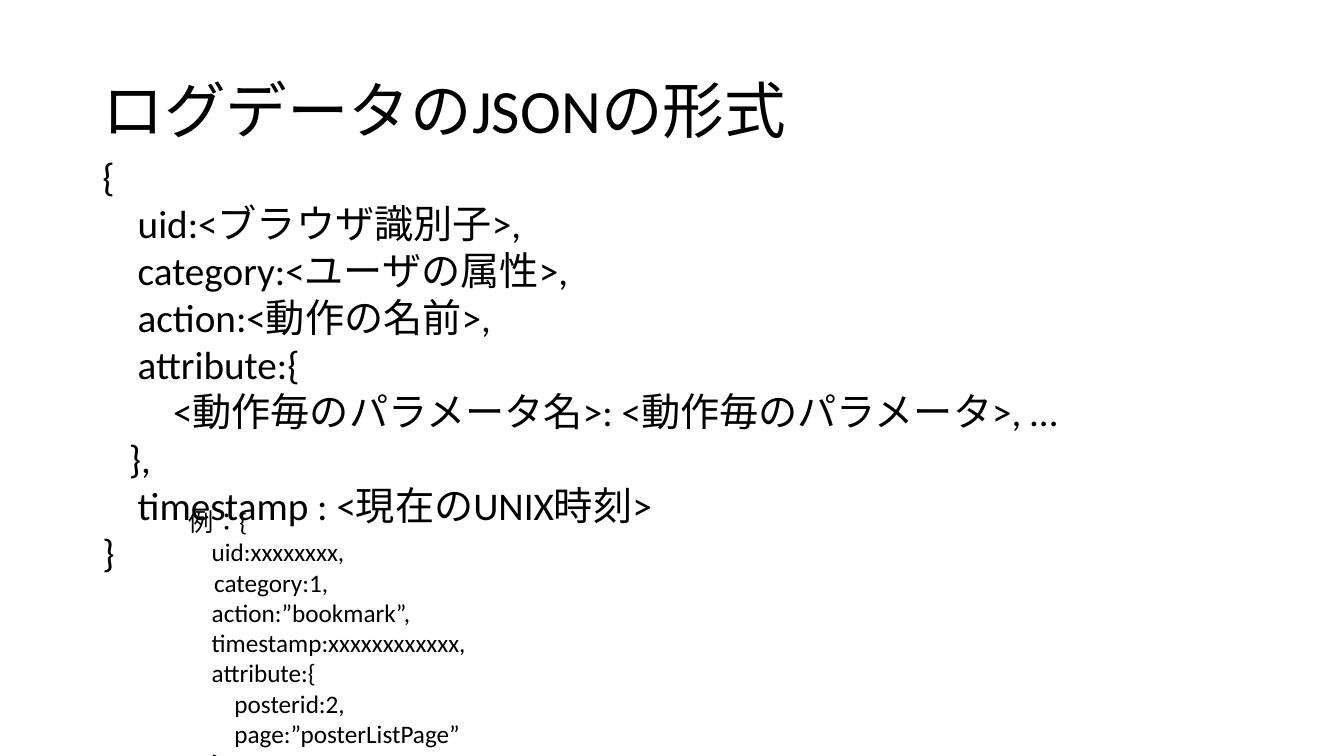
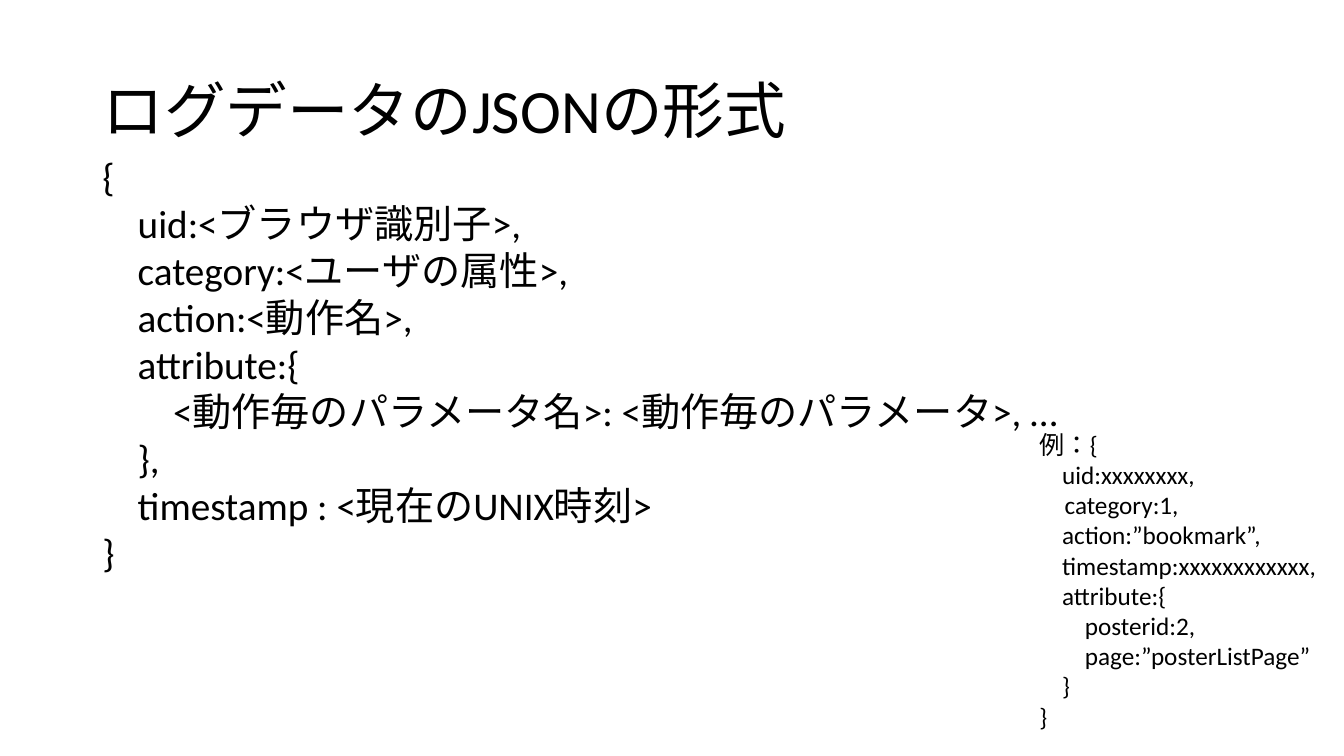
Before and after one commit to Tsukuba-SAY/documents, a slide deck: slide 2 of 利用ログの形式.pptx. Drawn at 1344x756 pixels with LibreOffice and Linux fonts; fonts in the diff are those of the drawing. Boxes give left, top, right and bottom in pixels: in the first picture for what was removed or moved away, otherwise in the second. Text is boxed around its words. In the diff, an @@ line names an element or a change of style, - is before the commit and + after.

Commit message:
利用ログ形式を現実に沿って修正

```diff
--- a/利用ログの形式.pptx
+++ b/利用ログの形式.pptx
@@ text at [138, 299, 413, 337]: text changed @@
-action:<動作の名前>,
+action:<動作名>,
@@ text "例：{" rewrapped from [189, 505, 466, 748] to [1039, 433, 1316, 670] @@
```
Also in this commit, not shown: 4 other slides changed, 1 slide added, 1 slide removed.
